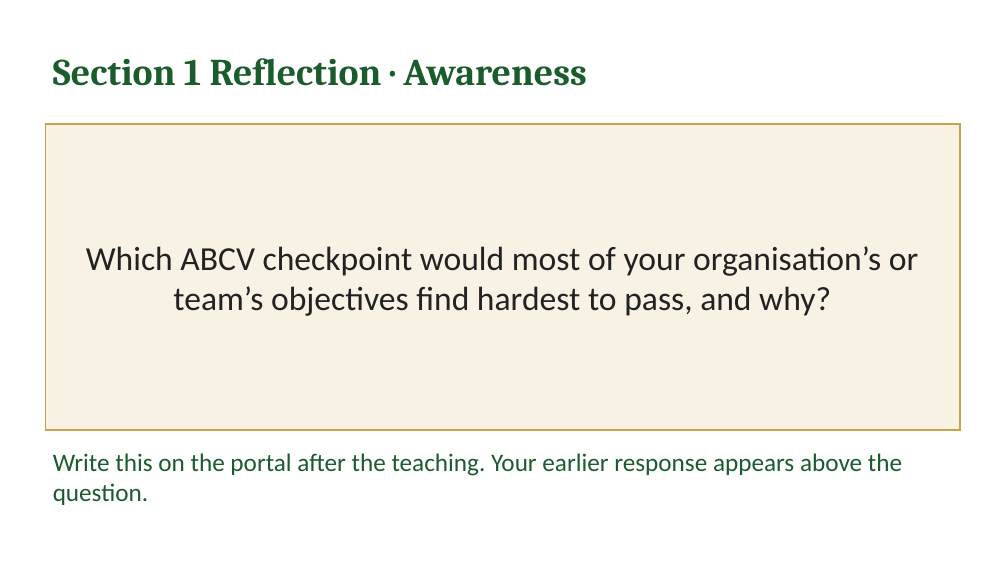
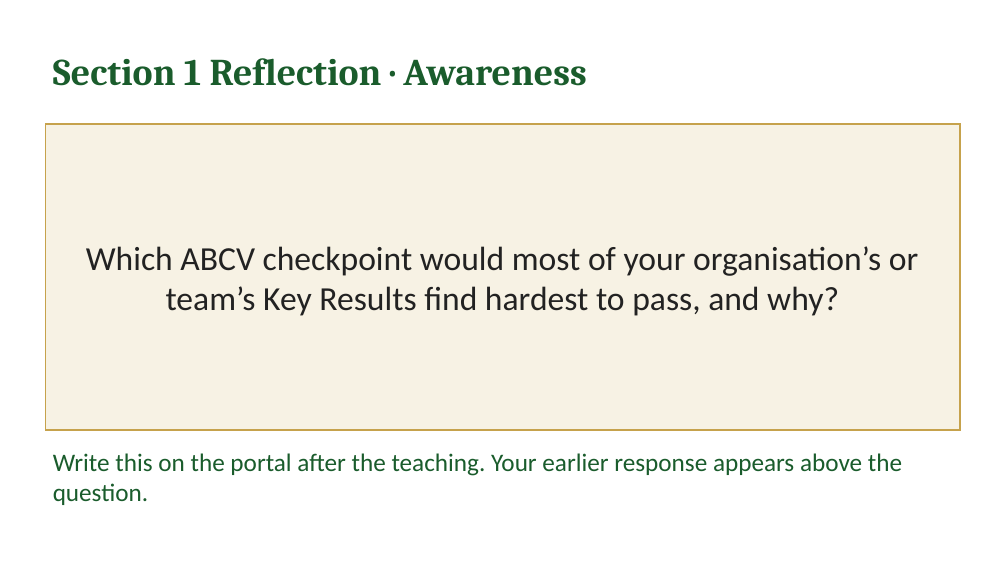
Before and after one commit to IBSL26/ibsl-platform, a slide deck: slide 12 of Unit decks/Unit 04 - Direction Integrity (ABCV-MBT).pptx (slide 11 before the commit). Drawn at 1008x567 pixels with LibreOffice and Linux fonts; fonts in the diff are those of the drawing. Boxes give left, top, right and bottom in pixels: in the first picture for what was removed or moved away, otherwise in the second. Text is boxed around its words. In the diff, an @@ line names an element or a change of style, - is before the commit and + after.

```diff
--- a/Unit decks/Unit 04 - Direction Integrity (ABCV-MBT).pptx
+++ b/Unit decks/Unit 04 - Direction Integrity (ABCV-MBT).pptx
@@ text in rectangle at <box>86,246,918,316</box>: text changed @@
-Which ABCV checkpoint would most of your organisation’s or team’s objectives find hardest to pass, and why?
+Which ABCV checkpoint would most of your organisation’s or team’s Key Results find hardest to pass, and why?
```
Also in this commit, not shown: 1 slide added, 40 other files.
